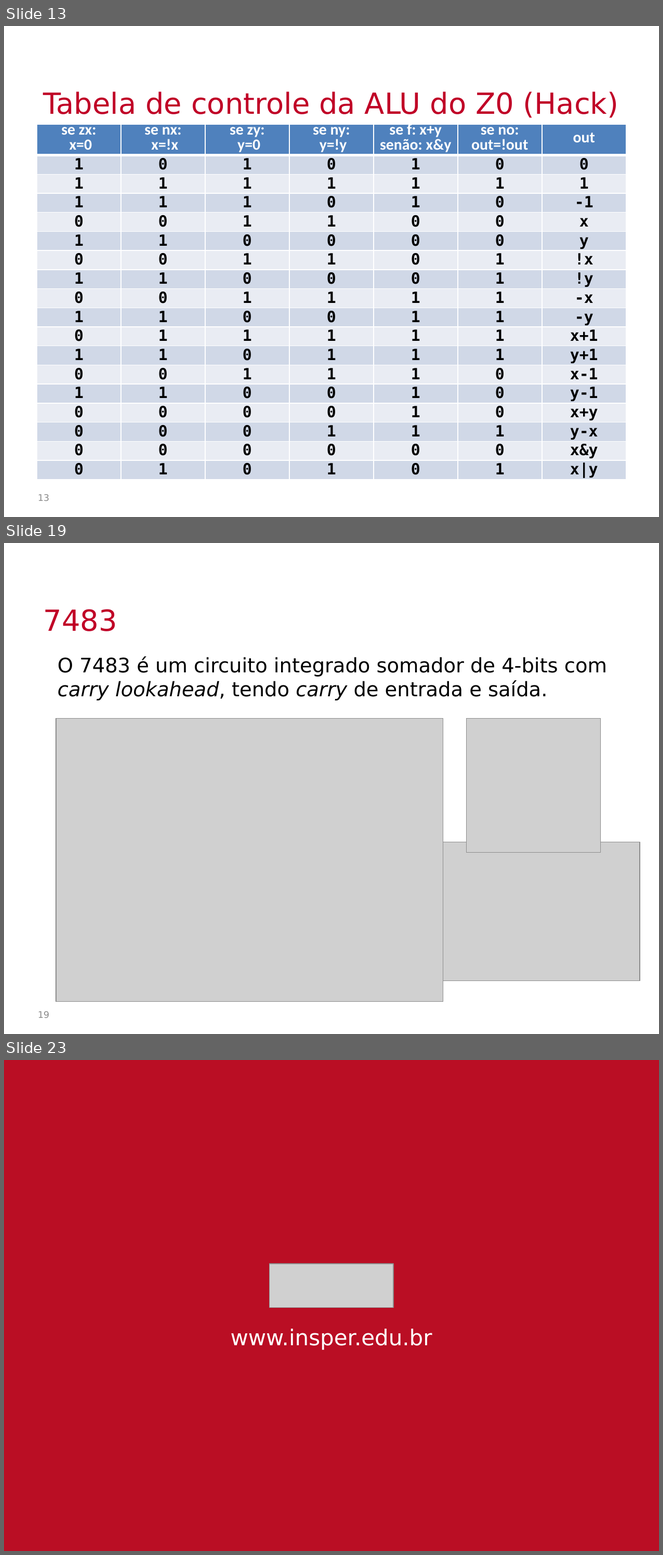
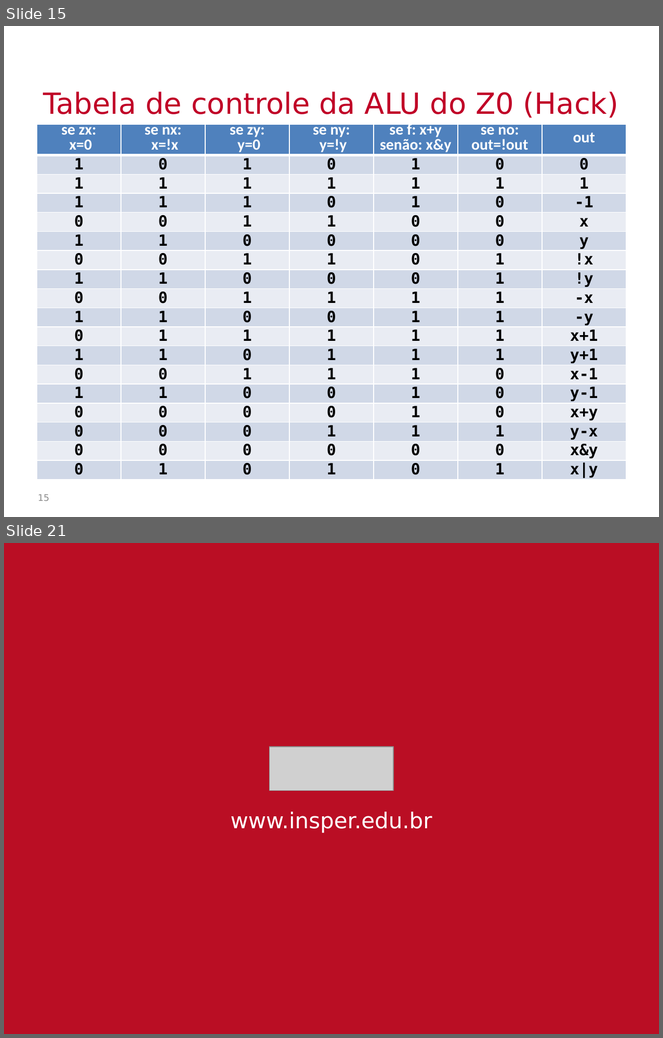
Before and after one commit to Insper/bits-e-proc, a slide deck: docs-src/slides/conteudoUnidadeLogicaAritmetica.pptx. Shown one above the other, each under a label of ours: slides 13, 19 and 23 before the commit, slides 15 and 21 after it; the slides between them are not shown. The pictures are 663x1555 and 663x1038 pixels, drawn with LibreOffice and Linux fonts; fonts in the diff are those of the drawing; grey boxes stand for pictures; background and template pictures are left out. Boxes give left, top, right and bottom in pixels: in the first picture for what was removed or moved away, otherwise in the second. Text is boxed around its words. In the diff, an @@ line names an element or a change of style, - is before the commit and + after.

```diff
--- a/docs-src/slides/conteudoUnidadeLogicaAritmetica.pptx
+++ b/docs-src/slides/conteudoUnidadeLogicaAritmetica.pptx
@@ slide 19 removed at box(4, 543, 659, 1034), background picture (left out) @@
@@ title removed at box(43, 609, 117, 631) @@
-7483
@@ text removed at box(58, 656, 607, 701) @@
-O 7483 é um circuito integrado somador de 4-bits com carry lookahead, tendo carry de entrada e saída.
@@ picture removed at box(56, 719, 443, 1002) @@
@@ picture removed at box(467, 719, 601, 853) @@
@@ picture removed at box(443, 843, 640, 981) @@
@@ page number removed at box(38, 1012, 49, 1018) @@
-19
@@ what was slide 13 is now slide 15 @@
@@ page number at box(38, 495, 49, 501): text changed @@
-13
+15
@@ what was slide 23 is now slide 21 @@
```
Also in this commit, not shown: 5 slides changed, 1 slide added, 2 other slides removed, 2 other files.
